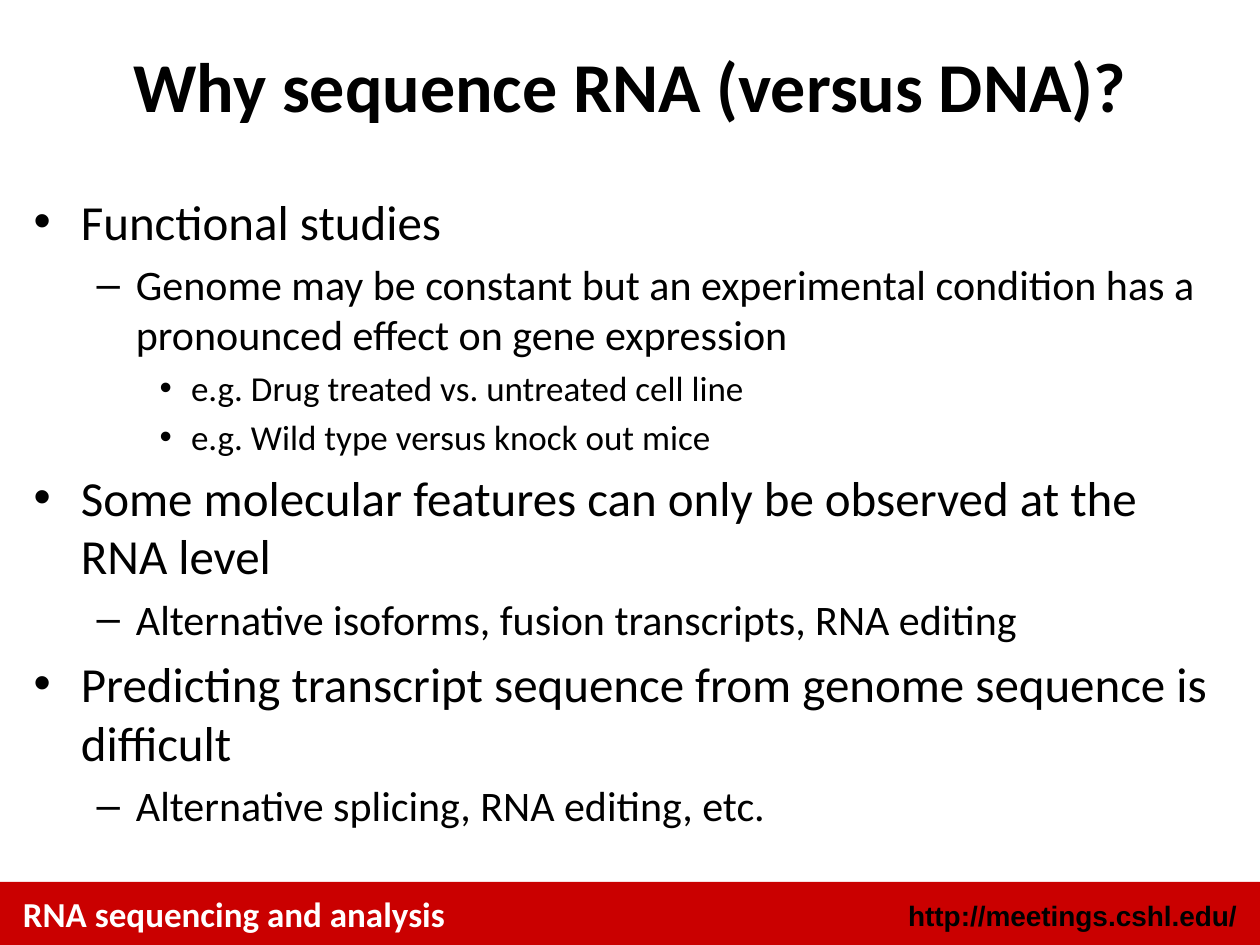
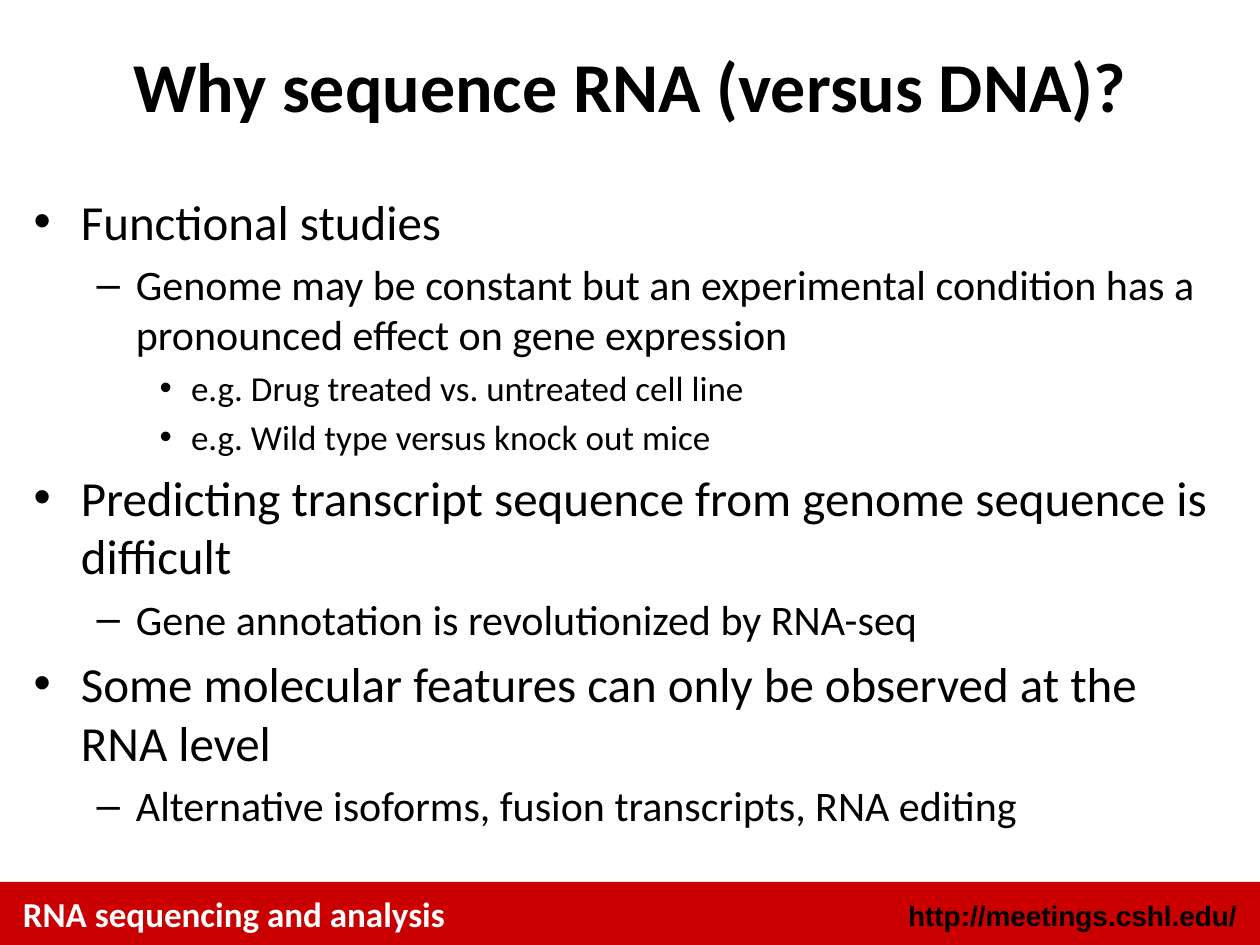
Before and after one commit to griffithlab/rnaseq_tutorial, a slide deck: slide 7 of lectures/cshl/2014/RNASeq_Module1_Lecture.pptx. Drawn at 1260x945 pixels with LibreOffice and Linux fonts; fonts in the diff are those of the drawing. Boxes give left, top, right and bottom in pixels: in the first picture for what was removed or moved away, otherwise in the second. Text is boxed around its words. In the diff, an @@ line names an element or a change of style, - is before the commit and + after.

```diff
--- a/lectures/cshl/2014/RNASeq_Module1_Lecture.pptx
+++ b/lectures/cshl/2014/RNASeq_Module1_Lecture.pptx
@@ text at (81, 482, 1206, 642): paragraphs added @@
+• Predicting transcript sequence from genome sequence is difficult
+  – Gene annotation is revolutionized by RNA-seq
@@ text at (81, 668, 1206, 829): paragraphs removed @@
-• Predicting transcript sequence from genome sequence is difficult
-  – Alternative splicing, RNA editing, etc.
```
Also in this commit, not shown: 3 other slides changed, 4 other files.
